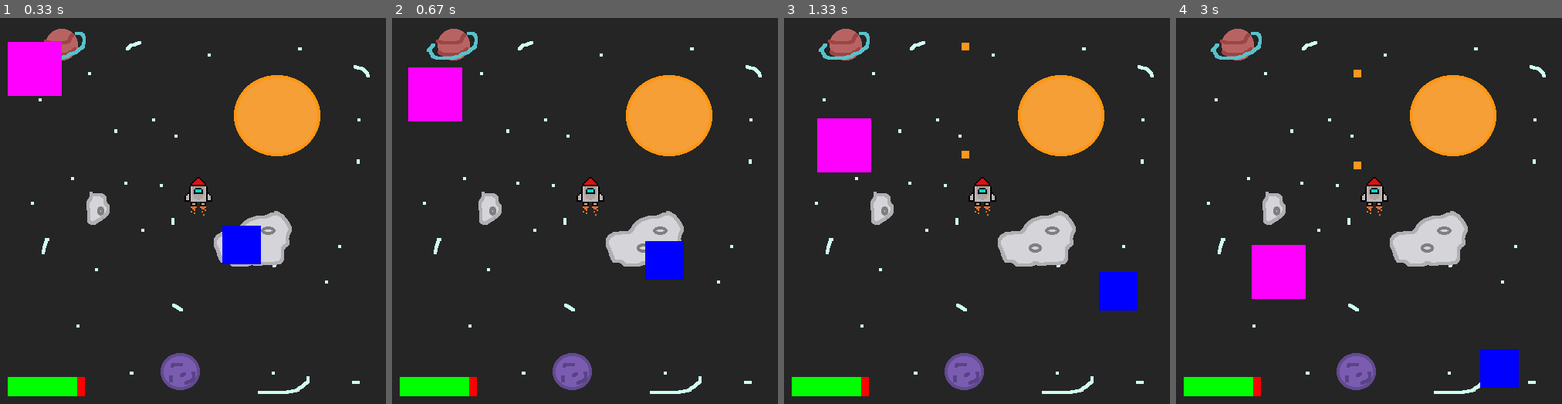
Above: before the commit, frames 1-4 (left to right).
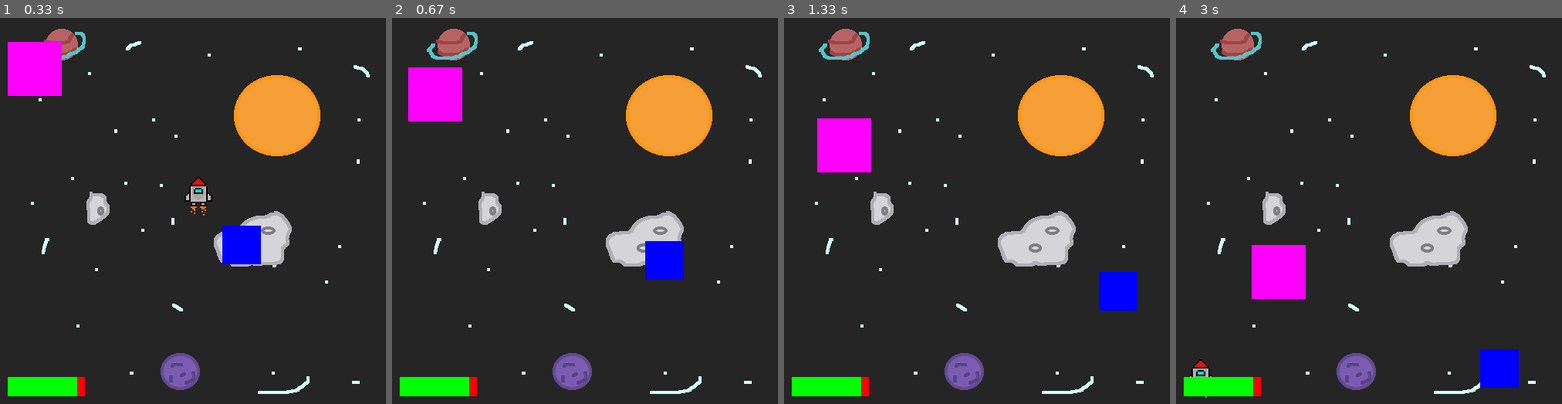
Above: after the commit, the same moments.

Repository: acf-code/Pygame_Tutorial
Game: pygame game, started from space_game/main.py
Two runs of this game, one before a commit and one after it. Both use one fixed random seed, a clock stepped at 60 frames per second and the inputs below.
Inputs:
- Up to frame 1 (0.33 s): no input
- Up to frame 2 (0.67 s): hold Right from 0.33 s (still down)
- Up to frame 3 (1.33 s): release Right at 0.8 s; hold Up 0.83-1.13 s; tap Space at 0.9, 1.23 s; hold Right from 1.17 s (still down)
- Up to frame 4 (3 s): tap Space at 1.53, 1.73, 2.03, 2.3, 2.63, 2.93 s; release Right at 1.63 s; hold Left 1.67-2.2 s; hold Down 2.23-2.53 s; hold Left 2.57-2.97 s

Frame 1 is identical in both runs. In frame 2, 0.4% of the frame differs, in the area x 47-55%, y 41-52%; in frame 3, 0.5%; in frame 4, 0.6%, in the area x 3-55%, y 13-99%.

Commit message:
adsdfsdf

Diff:
--- a/space_game/objects.py
+++ b/space_game/objects.py
@@ -50,7 +50,7 @@
         if self.pos[1] >= 436:
             self.pos[1] = 436
             self.vel[1] = 0
-        time = pygame.time.Clock().get_rawtime()
+        time = pygame.time.Clock().get_fps()
         print(time)
         self.vel = self.vel + self.acc*time
         self.pos = self.pos + self.vel*time + (0.5)*self.acc*(time**2)
